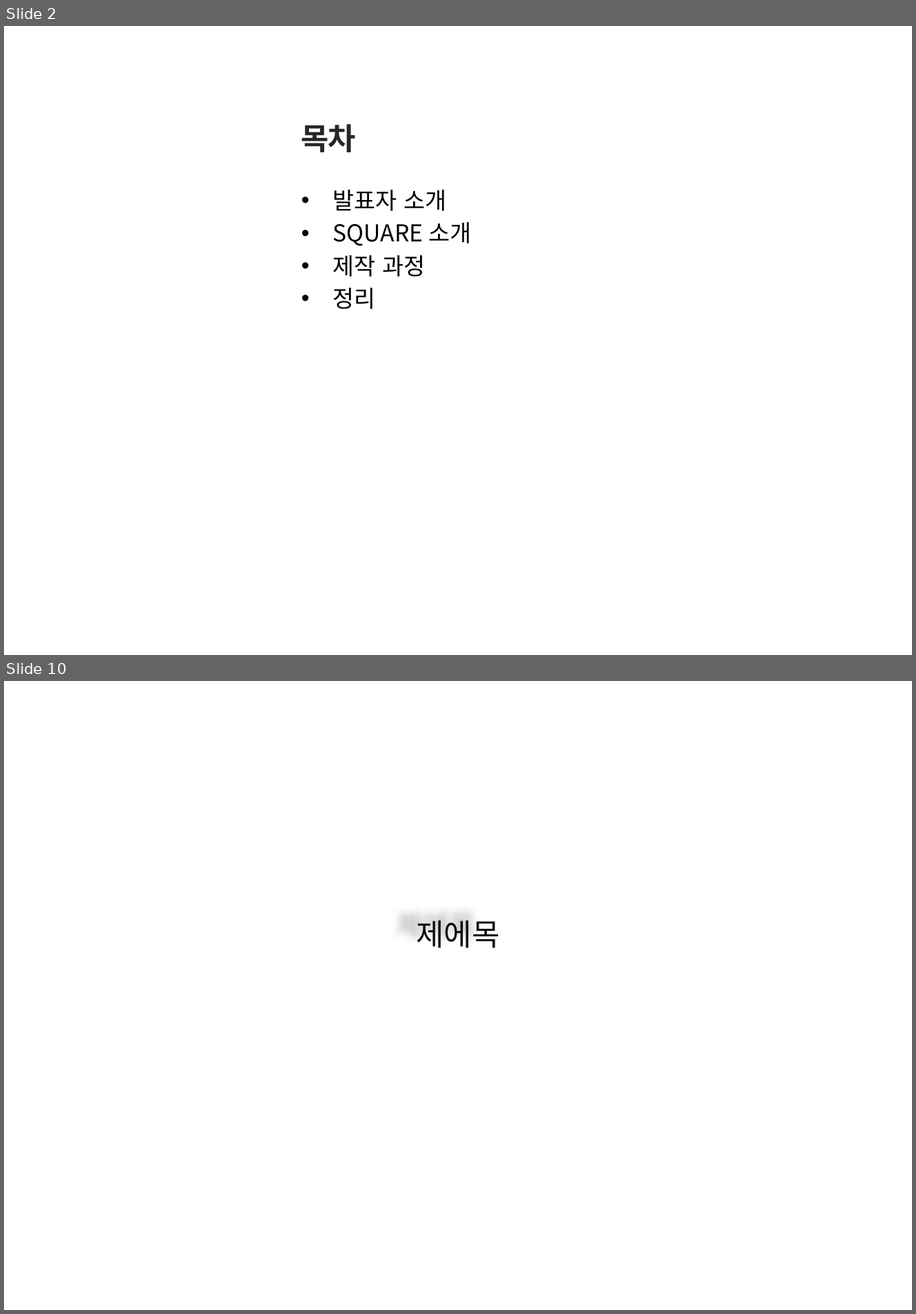
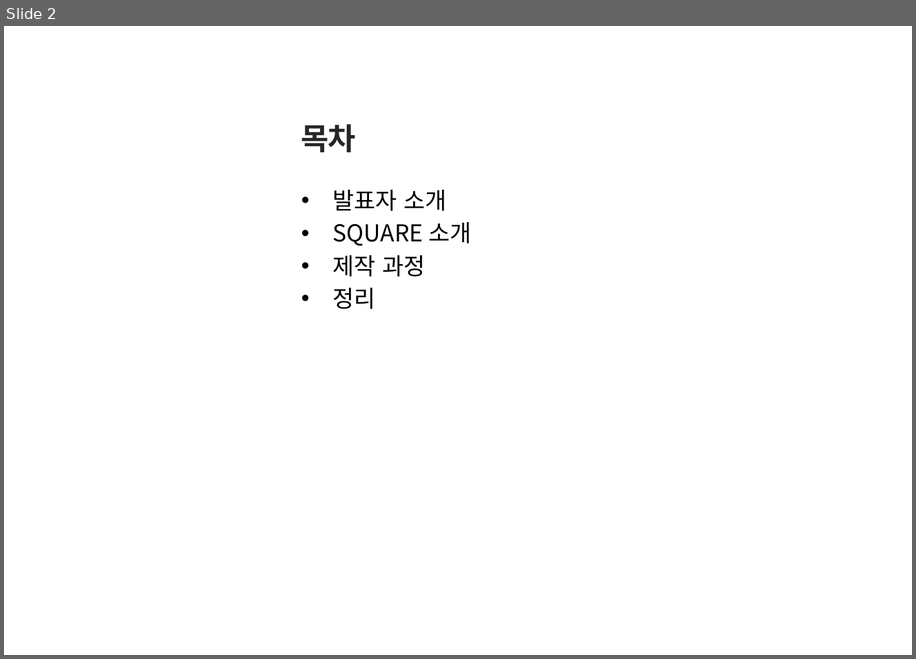
Before and after one commit to Hanghyeon/SQUARE, a slide deck: User_OtherFiles/포폴 발표 준비/2017_NCIA.pptx. Shown one above the other, each under a label of ours: slides 2 and 10 before the commit, slide 2 after it; the slides between them are not shown. The pictures are 916x1314 and 916x659 pixels, drawn with LibreOffice and Linux fonts; fonts in the diff are those of the drawing; background and template pictures are left out. Boxes give left, top, right and bottom in pixels: in the first picture for what was removed or moved away, otherwise in the second. Text is boxed around its words. In the diff, an @@ line names an element or a change of style, - is before the commit and + after.

```diff
--- a/User_OtherFiles/포폴 발표 준비/2017_NCIA.pptx
+++ b/User_OtherFiles/포폴 발표 준비/2017_NCIA.pptx
@@ slide 10 removed at [4, 681, 912, 1310], background picture (left out) @@
@@ title removed at [416, 920, 499, 948] @@
-제에목
```
Also in this commit, not shown: 3 slides changed, 25 slides added, 7 other slides removed, 19 other files.
